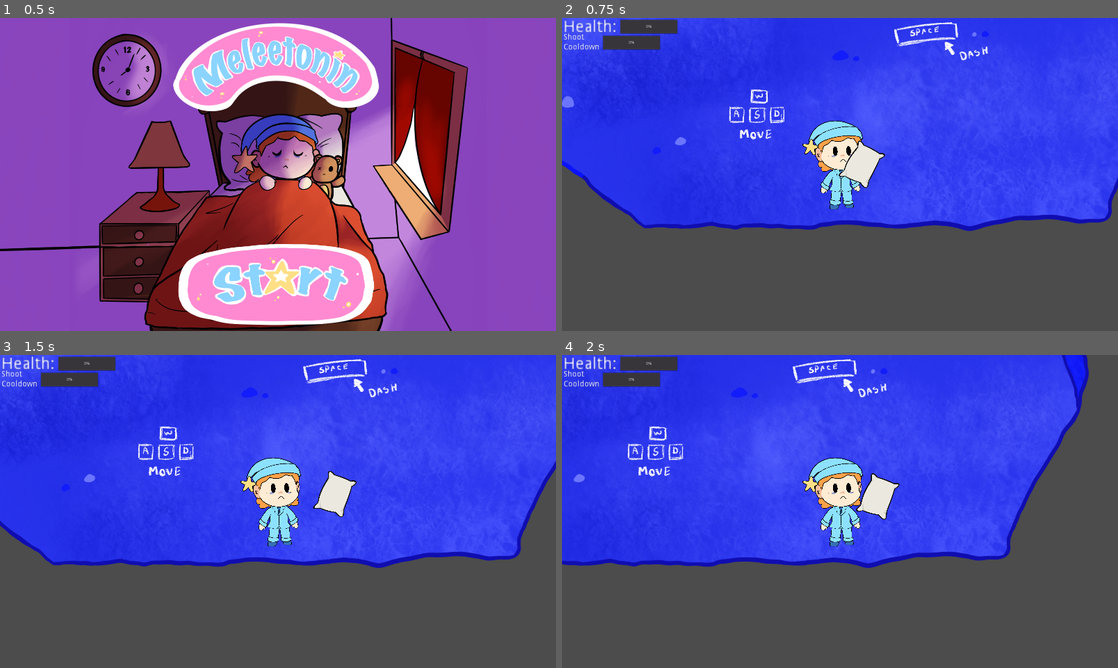
Above: before the commit, frames 1-4 (two rows, left to right).
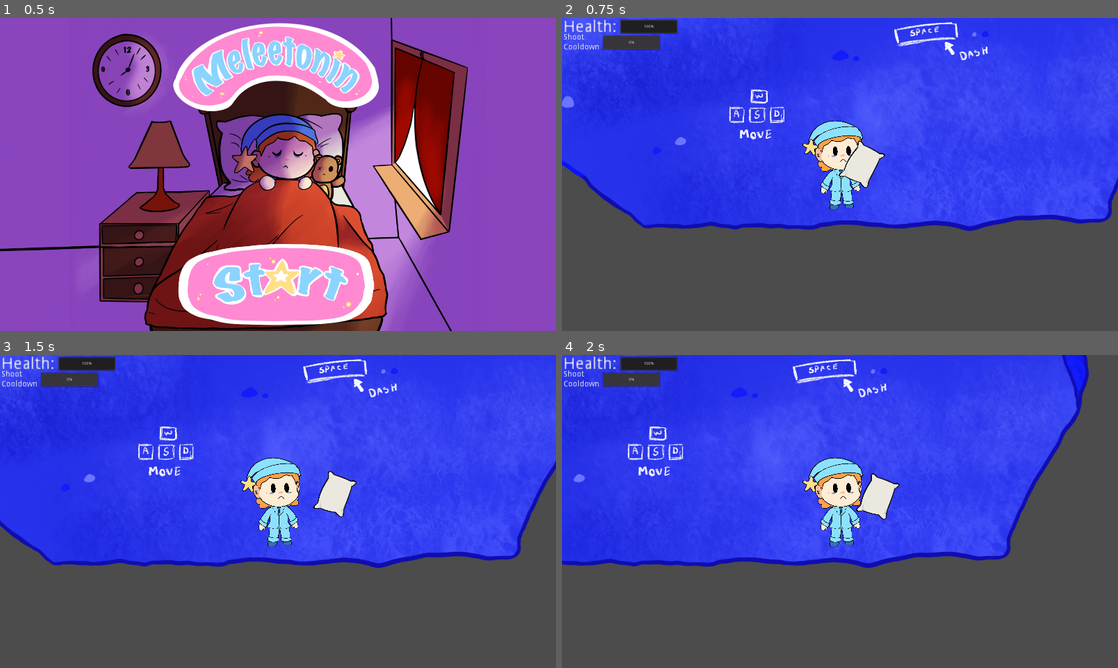
Above: after the commit, the same moments.

Repository: GayFreaks/FiveNightSleep
Game: Godot game, scene res://Main.tscn
Two runs of this game, one before a commit and one after it. Both use one fixed random seed, a clock stepped at 60 frames per second and the inputs below.
Inputs (mouse positions are in pixels of both pictures, inside the frame that each line leads up to):
- Up to frame 1 (0.5 s): no input
- Up to frame 2 (0.75 s): click (840, 284) at 0.5 s
- Up to frame 3 (1.5 s): tap Enter at 1.25 s; move the mouse to (400, 495) at 1.27 s; hold D (Move_Right) from 1.28 s (still down); click (400, 495) at 1.42 s
- Up to frame 4 (2 s): keep holding D (Move_Right)

Frame 1 is identical in both runs. In frame 2, 0.4% of the frame differs, in the area x 10-21%, y 0-5%; in frame 3, 0.4%; in frame 4, 0.4%.

Commit message:
Player can take damgage

Diff:
--- a/Levels/Level1.tscn
+++ b/Levels/Level1.tscn
@@ -26,16 +26,6 @@
 "_edit_lock_": true
 }
 
-[node name="ElementContainer" type="YSort" parent="."]
-
-[node name="Player" parent="ElementContainer" instance=ExtResource( 2 )]
-position = Vector2( -24, 640 )
-
-[node name="Door" parent="ElementContainer" instance=ExtResource( 4 )]
-position = Vector2( 6, -652 )
-locked = false
-level_name = "Level2"
-
 [node name="meelee" type="Sprite" parent="."]
 position = Vector2( -299, 1.99999 )
 scale = Vector2( 0.441667, 0.481018 )
@@ -55,3 +45,13 @@
 position = Vector2( 629, -4.99998 )
 scale = Vector2( 0.564815, 0.564815 )
 texture = ExtResource( 3 )
+
+[node name="ElementContainer" type="YSort" parent="."]
+
+[node name="Player" parent="ElementContainer" instance=ExtResource( 2 )]
+position = Vector2( -24, 640 )
+
+[node name="Door" parent="ElementContainer" instance=ExtResource( 4 )]
+position = Vector2( 6, -652 )
+locked = false
+level_name = "Level2"
--- a/Scripts/Cat.gd
+++ b/Scripts/Cat.gd
@@ -3,7 +3,7 @@
 
 export var health = 100
 export var speed = 100
-export var given_damage = 50
+export var given_damage = 20
 
 onready var enemy_director = get_node("/root/EnemyDirector")
 onready var health_bar = $Control/HealthBar
@@ -54,4 +54,4 @@
 
 func _on_AttackDetect_body_entered(body:Node):
 	if body.is_in_group("Player"):
-		body.damage(50)
+		body.damage(given_damage)
--- a/Scripts/Player.gd
+++ b/Scripts/Player.gd
@@ -8,6 +8,10 @@
 onready var pillow = $Direction/Pillow
 onready var hard_pillow = $Direction/HardPillow
 onready var bed = $Direction/Bed
+onready var health_bar = $CanvasLayer/UI/HealthBar
+onready var cooldown_display = $CanvasLayer/UI/Cooldown
+onready var cooldown = $ShootCooldown
+
 var weapon_index = 0
 var current_weapon = null
 
@@ -19,6 +23,7 @@
 func _ready():
 	enemy_director.current_player = self
 	change_weapon(weapon_index)
+	health_bar.value = health
 
 func get_input():
 	var movement_direction = Vector2(Input.get_axis("Move_Left", "Move_Right"), Input.get_axis("Move_Up", "Move_Down"))
@@ -75,5 +80,9 @@
 	velocity = get_input().normalized() * speed
 	velocity = move_and_slide(velocity)
 
+	cooldown_display.value = cooldown.time_left/cooldown.wait_time
+
 func damage(amount):
-	print(amount)
+	health -= amount
+
+	health_bar.value = health
